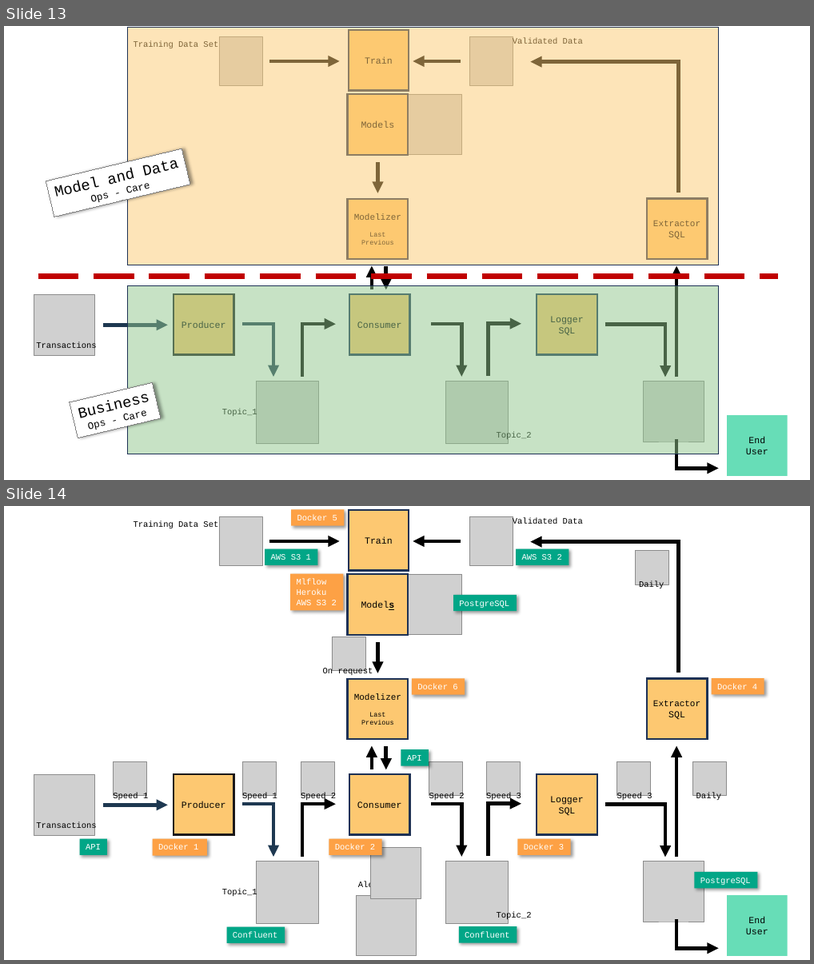
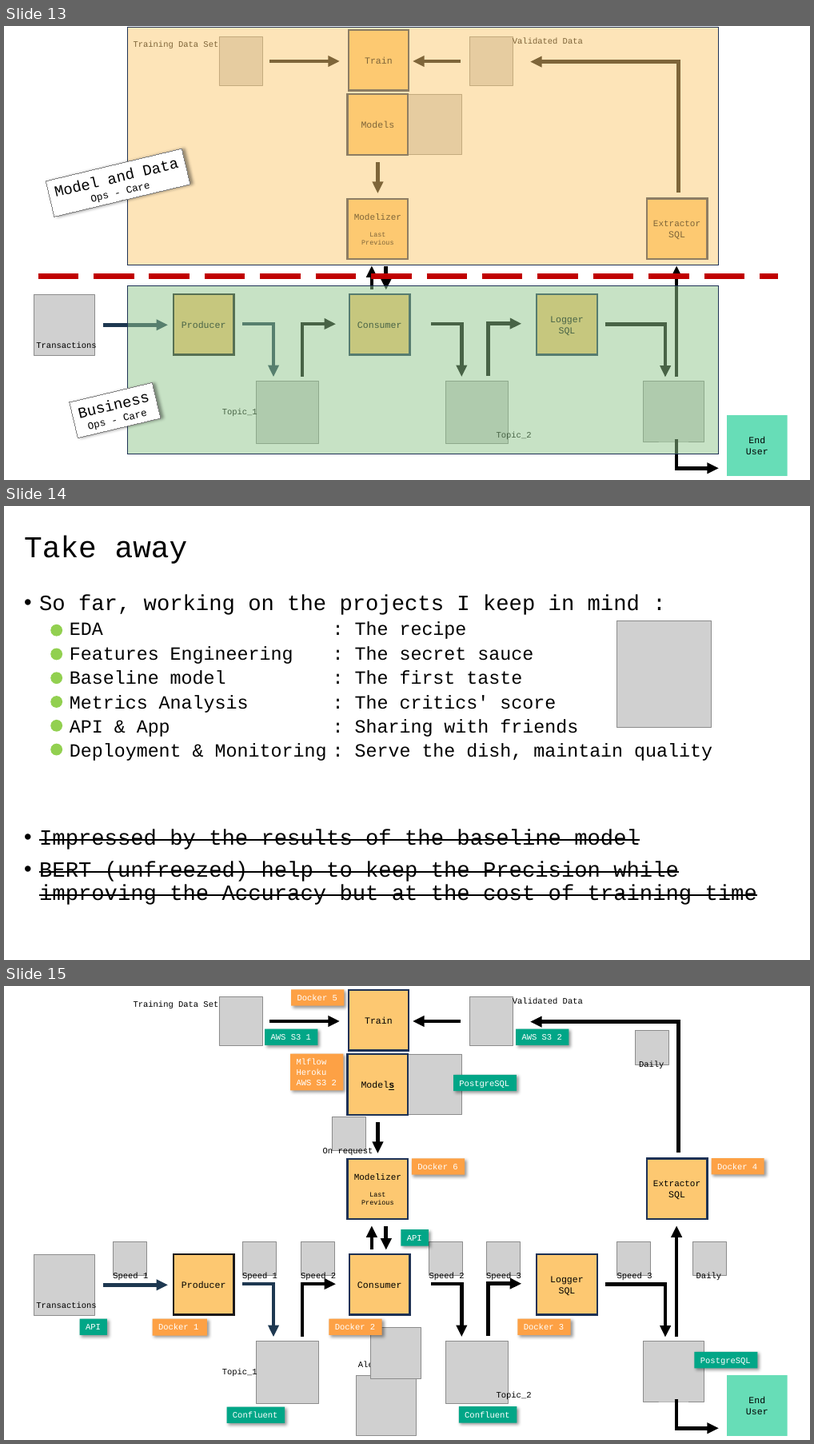
Before and after one commit to 40tude/fraud_detection_2, a slide deck: 01_fraud_detection_2_project.pptx. Shown one above the other, each under a label of ours: slides 13 and 14 before the commit, slides 13, 14 and 15 after it. The pictures are 814x964 and 814x1444 pixels, drawn with LibreOffice and Linux fonts; fonts in the diff are those of the drawing; grey boxes stand for pictures. Boxes give left, top, right and bottom in pixels: in the first picture for what was removed or moved away, otherwise in the second. Text is boxed around its words. In the diff, an @@ line names an element or a change of style, - is before the commit and + after.

```diff
--- a/01_fraud_detection_2_project.pptx
+++ b/01_fraud_detection_2_project.pptx
@@ slide 14 added at (4,506,810,960), background #FFFFFF @@
@@ title added at (24,536,188,564), 36 pt, text #000000 @@
+Take away
@@ text added at (39,595,758,904), 22.2 pt, text #000000 @@
+• So far, working on the projects I keep in mind :
+  • EDA : The recipe
+  • Features Engineering : The secret sauce
+  • Baseline model : The first taste
+  • Metrics Analysis : The critics' score
+  • API & App : Sharing with friends
+  • Deployment & Monitoring : Serve the dish, maintain quality
+• Impressed by the results of the baseline model
+• BERT (unfreezed) help to keep the Precision while improving the Accuracy but at the cost of training time
@@ picture added at (618,620,712,727) @@
@@ group added at (50,624,62,756): 6 ellipses @@
@@ what was slide 14 is now slide 15 @@
```
Also in this commit, not shown: 1 slide changed, 31 other files.
